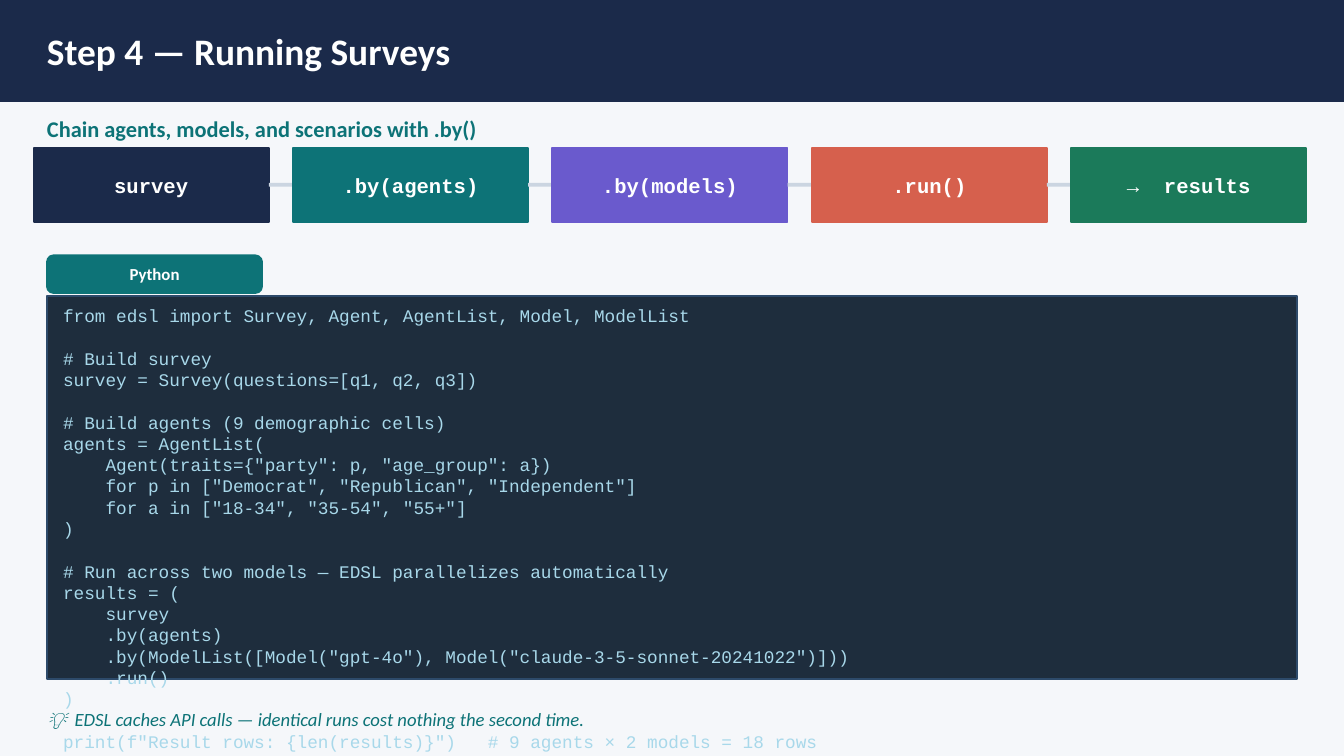
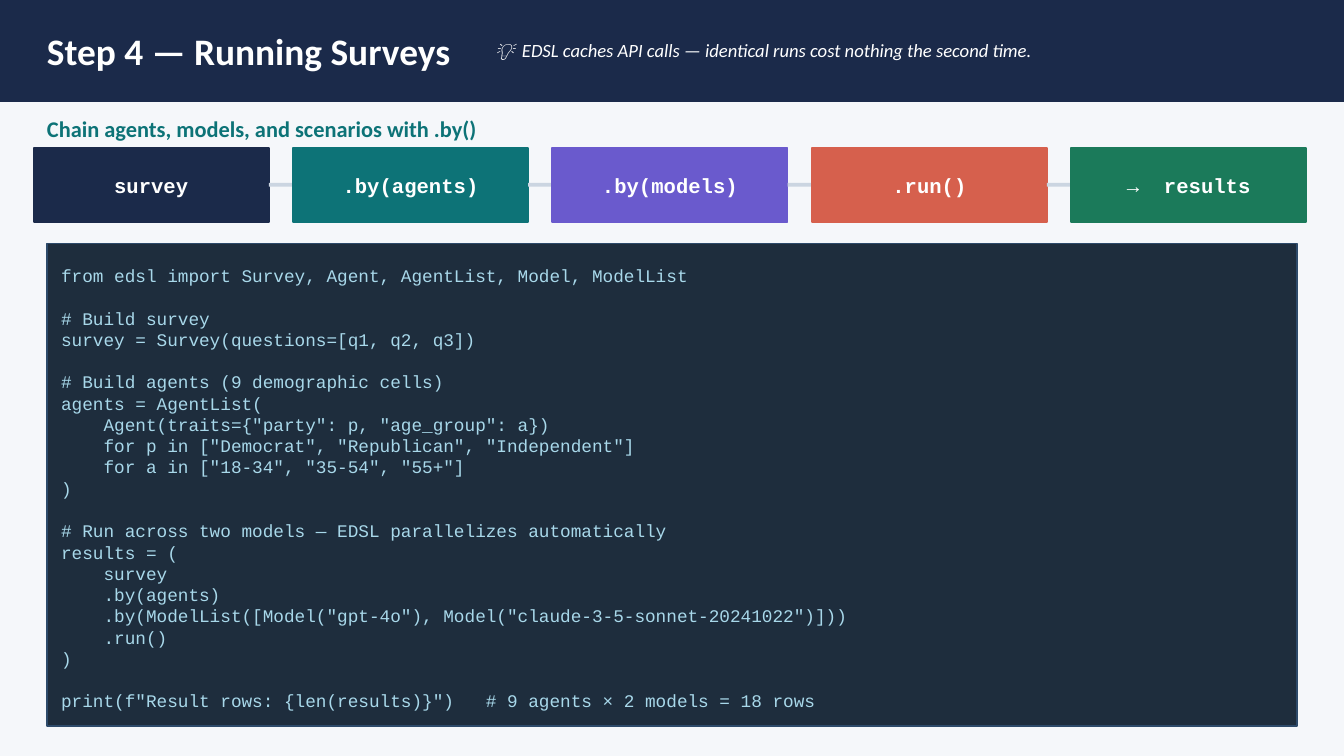
Before and after one commit to VeraMao/MACS30755_Digital-Experiments_EDSL_Workshop, a slide deck: slide 8 of edsl_workshop_slides.pptx. Drawn at 1344x756 pixels with LibreOffice and Linux fonts; fonts in the diff are those of the drawing. Boxes give left, top, right and bottom in pixels: in the first picture for what was removed or moved away, otherwise in the second. Text is boxed around its words. In the diff, an @@ line names an element or a change of style, - is before the commit and + after.

```diff
--- a/edsl_workshop_slides.pptx
+++ b/edsl_workshop_slides.pptx
@@ text "💡 EDSL caches API calls ...": place and size @@
-text "💡 EDSL caches API calls ..." at (75,713,584,729)
+text "💡 EDSL caches API calls ..." at (522,44,1032,60)
@@ text "💡 EDSL caches API calls ..." at (522,44,1032,60): text colour #0D7377 to #FFFFFF @@
@@ rectangle: place and size @@
-rectangle at (47,296,1297,679)
+rectangle at (47,243,1297,726)
@@ rounded rectangle removed at (47,255,262,293) @@
@@ text "from edsl import Survey, Agent, ...": place and size @@
-text "from edsl import Survey, Agent, ..." at (63,310,849,752)
+text "from edsl import Survey, Agent, ..." at (61,270,847,711)
@@ text removed at (130,268,180,283) @@
-Python
```
Also in this commit, not shown: 9 other slides changed.
